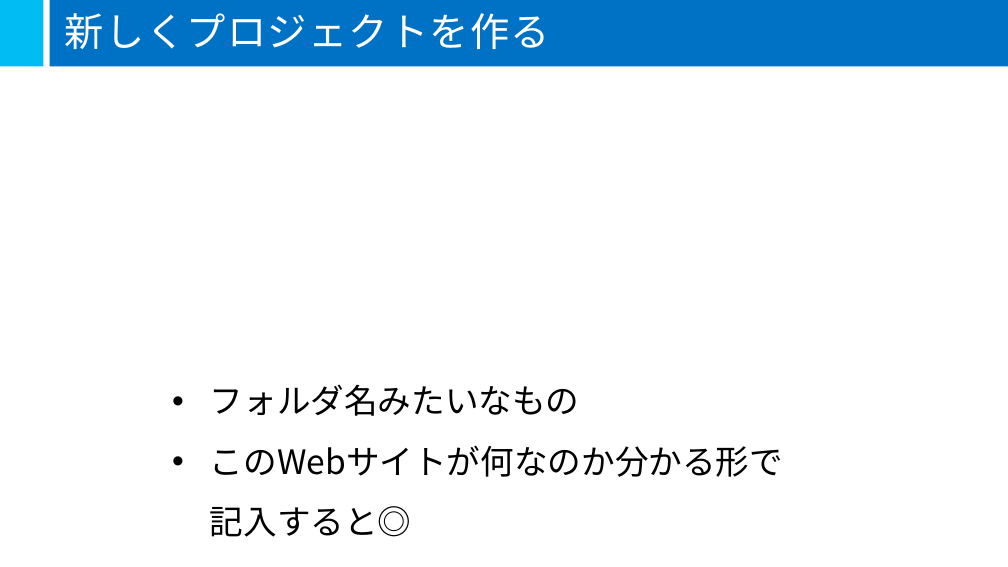
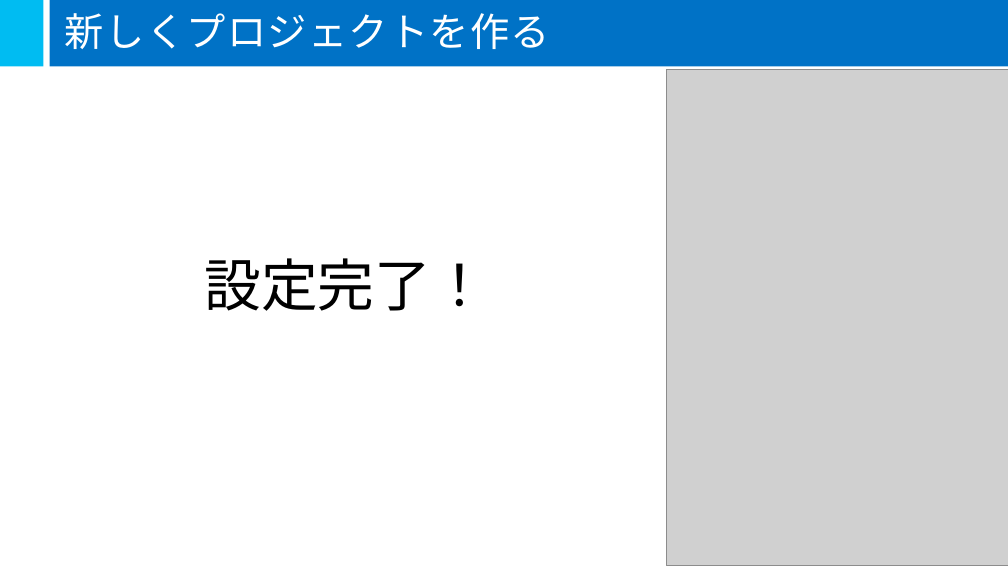
Before and after one commit to mspjp/20160611TokyoSeminar, a slide deck: slide 65 of 05-Microsoft Azure/05-Microsoft Azure.pptx (slide 56 before the commit). Drawn at 1008x567 pixels with LibreOffice and Linux fonts; fonts in the diff are those of the drawing; grey boxes stand for pictures. Boxes give left, top, right and bottom in pixels: in the first picture for what was removed or moved away, otherwise in the second. Text is boxed around its words. In the diff, an @@ line names an element or a change of style, - is before the commit and + after.

Commit message:
開発デモスライドの追加 全体的なフォント配色の変更 デモ部分、とりあえず抑えておきたい機能は数個追加しデモ部分は終了 ロードマップ、機械学習を追加し完成になる予定です。 日曜までには。。。（すいません）

```diff
--- a/05-Microsoft Azure/05-Microsoft Azure.pptx
+++ b/05-Microsoft Azure/05-Microsoft Azure.pptx
@@ picture added at <box>667,70,1008,566</box> @@
@@ text added at <box>205,258,488,311</box>, 54 pt, text #000000 @@
+設定完了！
@@ text removed at <box>210,384,783,537</box> @@
-• フォルダ名みたいなもの
-• このWebサイトが何なのか分かる形で
-  記入すると◎
```
Also in this commit, not shown: 4 other slides changed, 9 slides added, 1 slide removed.
